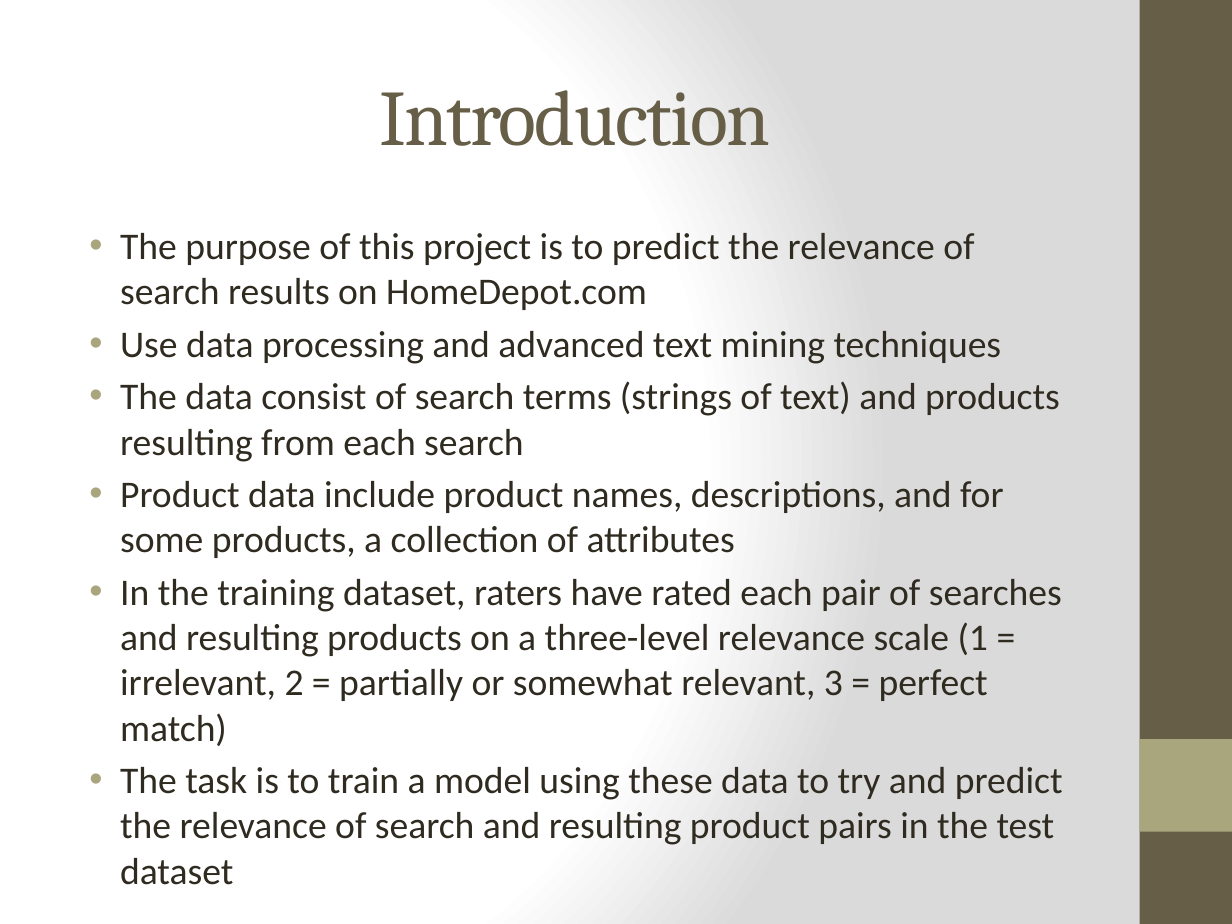
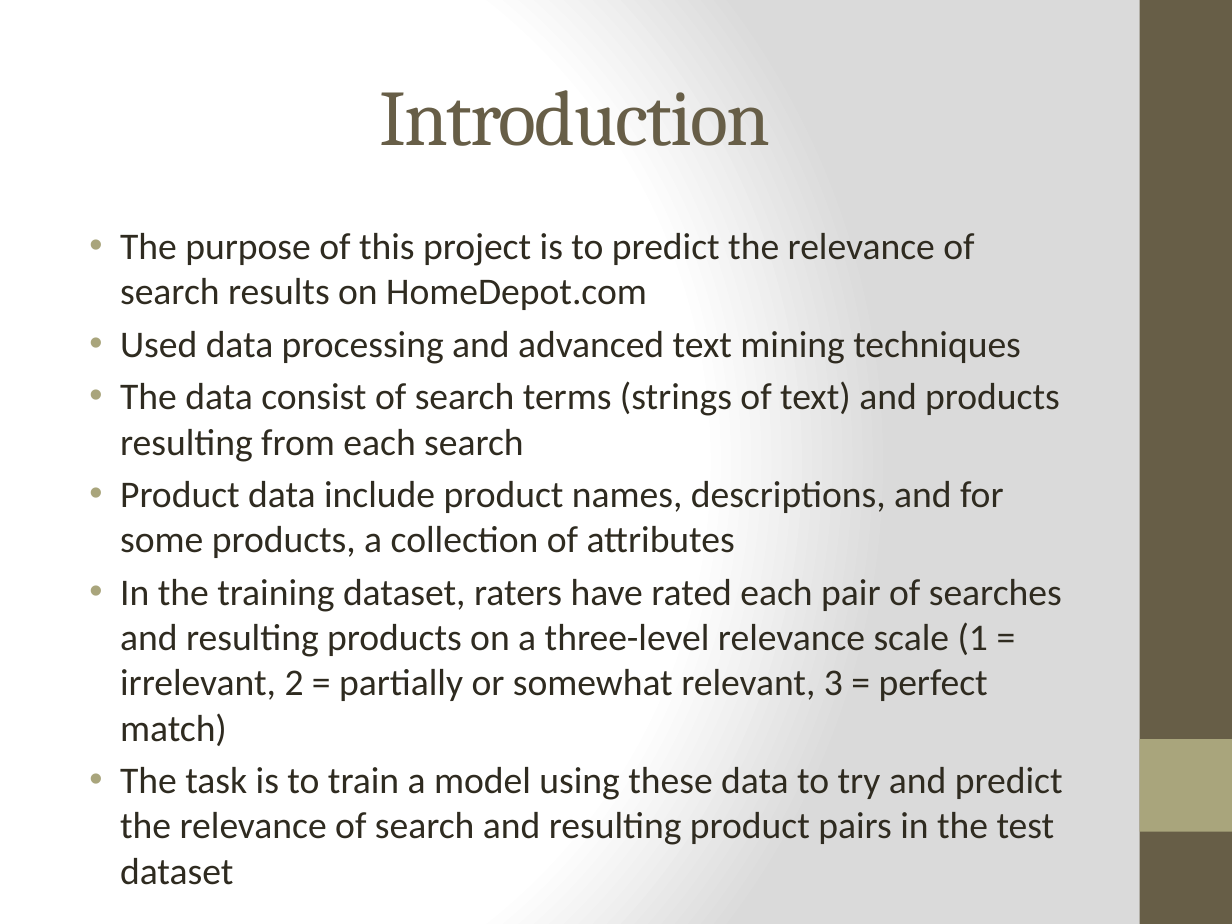
Before and after one commit to jmerranko/infsci_2725, a slide deck: slide 2 of Final Project/project_merranko_rodgers.pptx. Drawn at 1232x924 pixels with LibreOffice and Linux fonts; fonts in the diff are those of the drawing. Boxes give left, top, right and bottom in pixels: in the first picture for what was removed or moved away, otherwise in the second. Text is boxed around its words. In the diff, an @@ line names an element or a change of style, - is before the commit and + after.

```diff
--- a/Final Project/project_merranko_rodgers.pptx
+++ b/Final Project/project_merranko_rodgers.pptx
@@ text at (x1=120, y1=331, x2=1021, y2=364): text changed @@
-• Use data processing and advanced text mining techniques
+• Used data processing and advanced text mining techniques
```
Also in this commit, not shown: 5 other slides changed.
